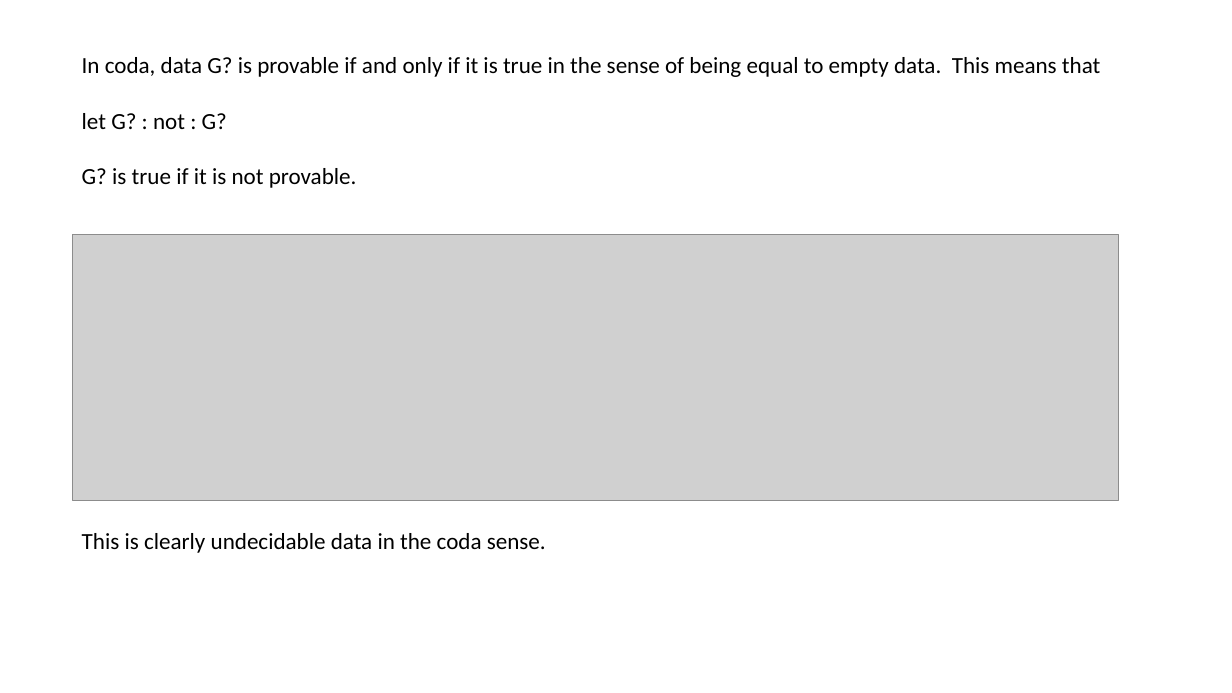
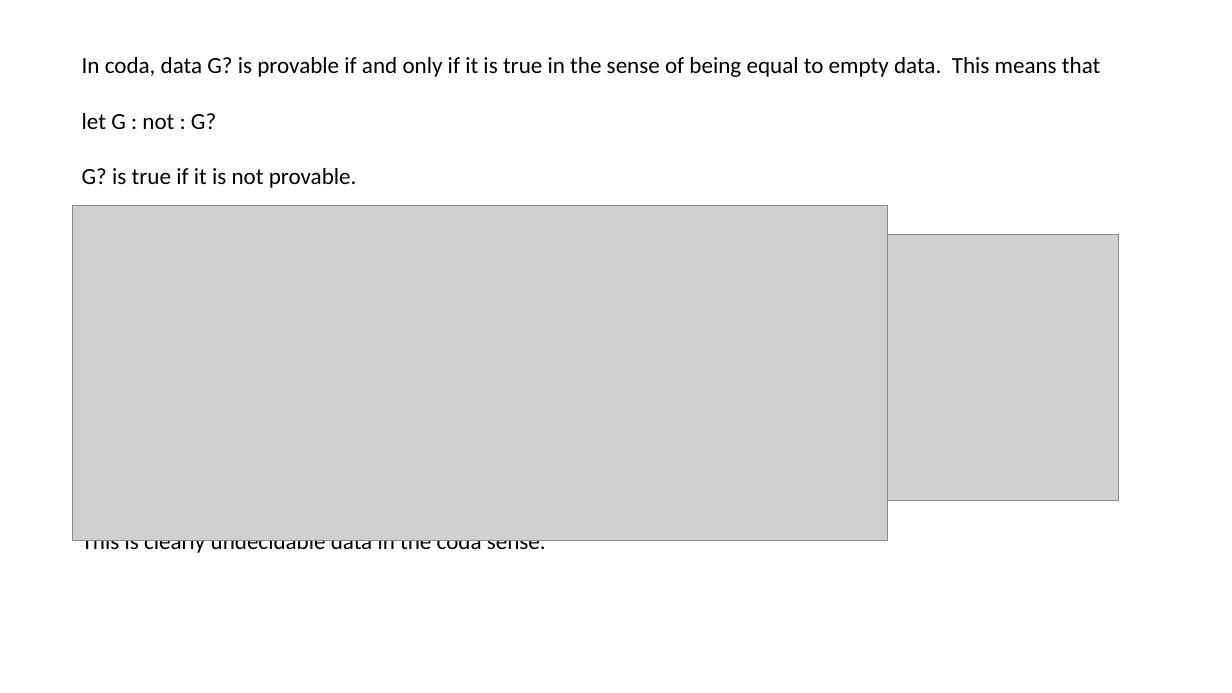
Before and after one commit to Saul-Youssef/coda, a slide deck: slide 44 of doc/talk/coda.pptx (slide 42 before the commit). Drawn at 1232x693 pixels with LibreOffice and Linux fonts; fonts in the diff are those of the drawing; grey boxes stand for pictures. Boxes give left, top, right and bottom in pixels: in the first picture for what was removed or moved away, otherwise in the second. Text is boxed around its words. In the diff, an @@ line names an element or a change of style, - is before the commit and + after.

```diff
--- a/doc/talk/coda.pptx
+++ b/doc/talk/coda.pptx
@@ text at bbox=[82, 113, 216, 129]: text changed @@
-let G? : not : G?
+let G : not : G?
@@ picture added at bbox=[73, 205, 888, 541] @@
```
Also in this commit, not shown: 2 other slides changed, 3 slides added, 1 slide removed, 9 other files.
